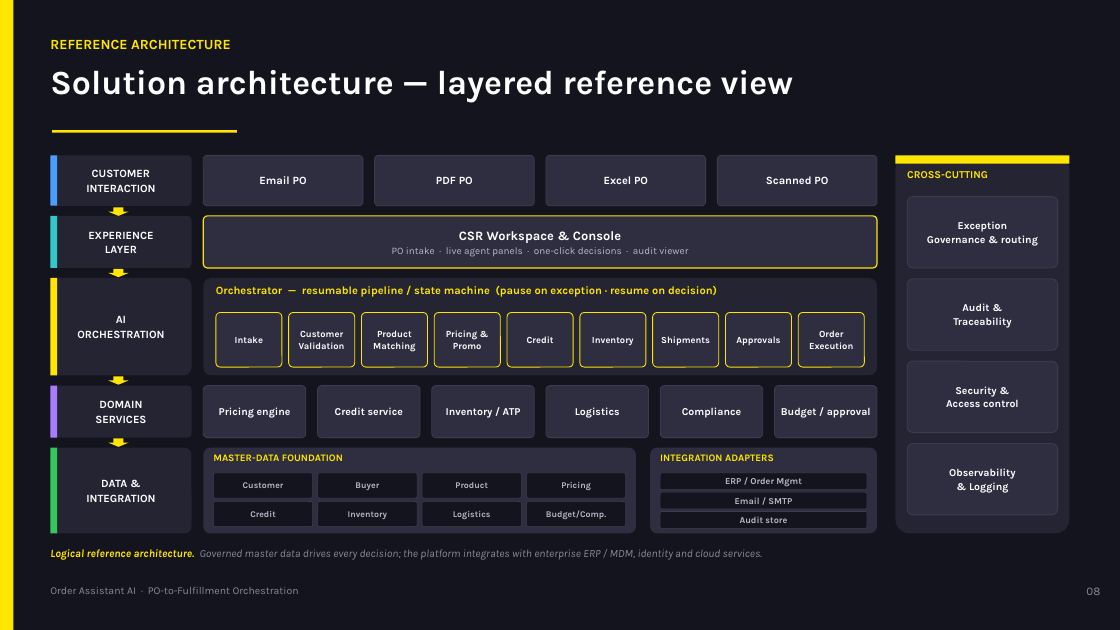
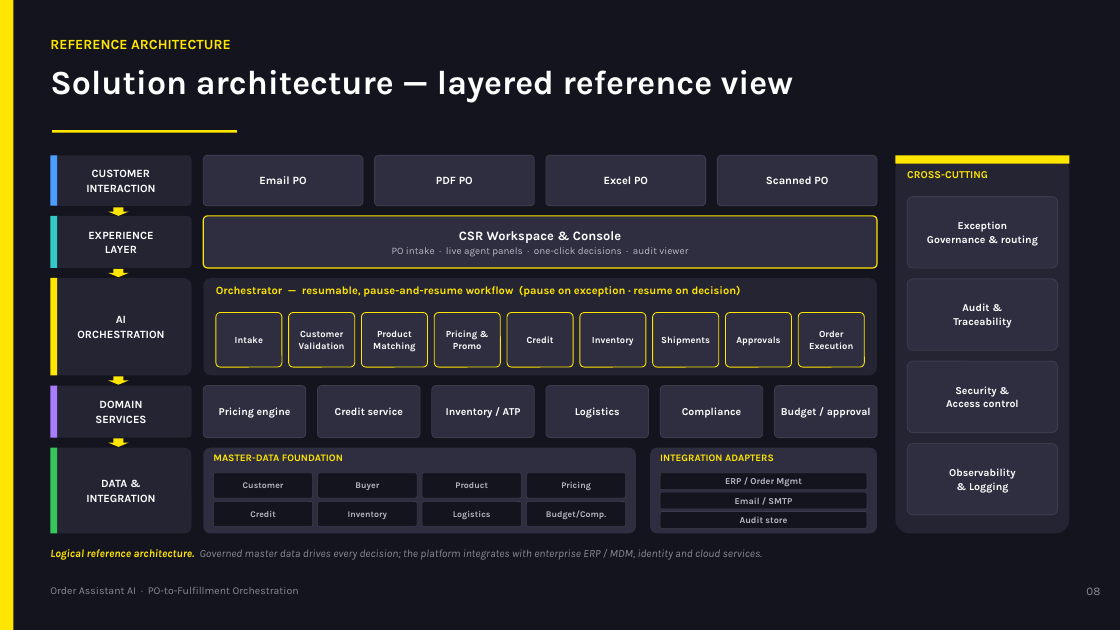
Before and after one commit to sanjayk-ey/pofullfilmentpoc, a slide deck: slide 8 of demo/PO-Fulfillment-Orchestration-Architecture.pptx. Drawn at 1120x630 pixels with LibreOffice and Linux fonts; fonts in the diff are those of the drawing. Boxes give left, top, right and bottom in pixels: in the first picture for what was removed or moved away, otherwise in the second. Text is boxed around its words. In the diff, an @@ line names an element or a change of style, - is before the commit and + after.

Commit message:
docs: replace "state machine" with "pause-and-resume workflow" across architecture decks

```diff
--- a/demo/PO-Fulfillment-Orchestration-Architecture.pptx
+++ b/demo/PO-Fulfillment-Orchestration-Architecture.pptx
@@ text at box(216, 286, 741, 297): text changed @@
-Orchestrator — resumable pipeline / state machine (pause on exception · resume on decision)
+Orchestrator — resumable, pause-and-resume workflow (pause on exception · resume on decision)
```
Also in this commit, not shown: 1 other slide changed, 3 other files.
